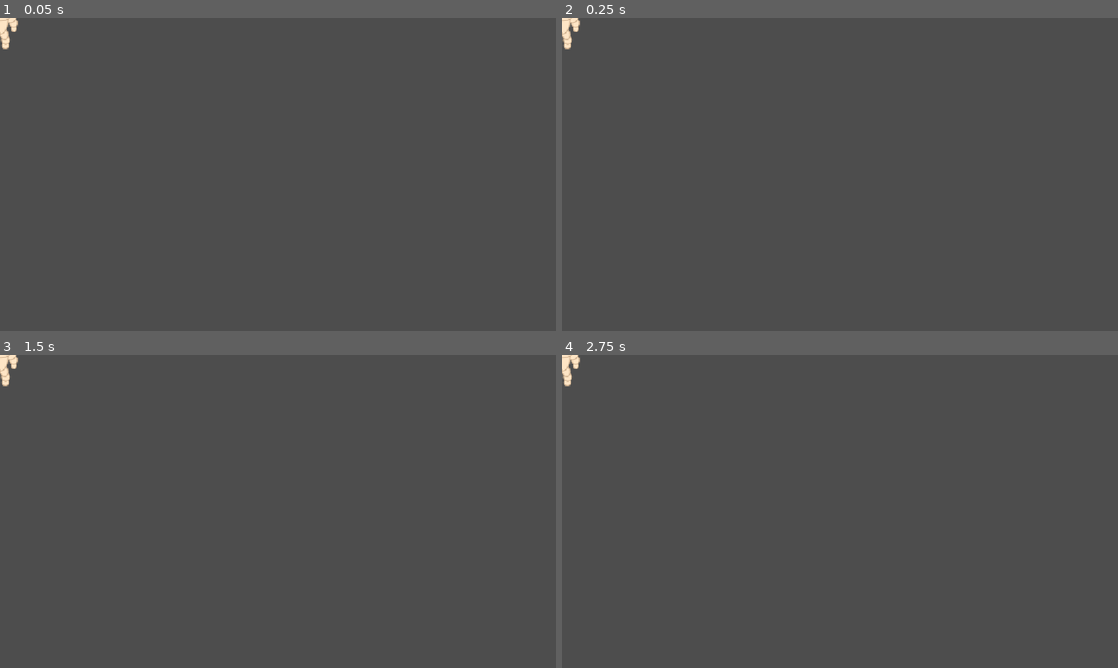
Above: before the commit, frames 1-4 (two rows, left to right).
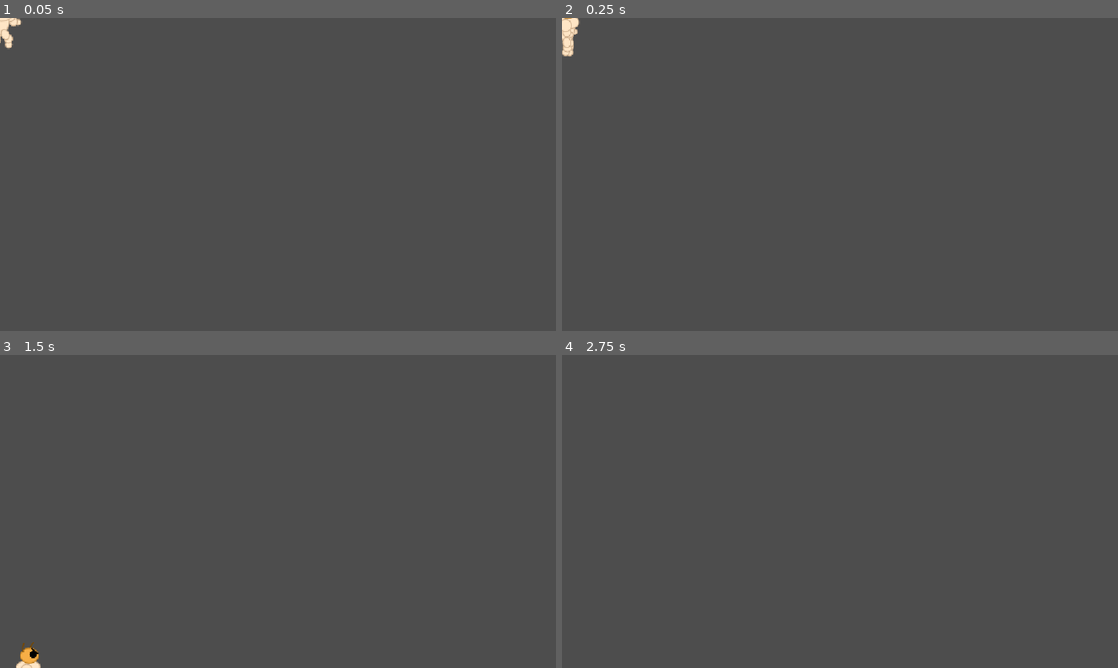
Above: after the commit, the same moments.

Repository: ShadowArcher289/guard-a-tree
Game: Godot game, scene res://scenes/buff_mite.tscn
The game is run twice, just before and just after one commit, with the same random seed, the same clock (stepped at 60 frames per second) and the same inputs. This scene is started directly instead of the project's main scene.
Inputs (mouse positions are in pixels of both pictures, inside the frame that each line leads up to):
- Up to frame 1 (0.05 s): no input
- Up to frame 2 (0.25 s): no input
- Up to frame 3 (1.5 s): move the mouse to (400, 495) at 0.52 s; click (400, 495) at 0.67 s; move the mouse to (166, 527) at 1.27 s; click (166, 527) at 1.42 s
- Up to frame 4 (2.75 s): tap Enter at 2 s; move the mouse to (895, 442) at 2.02 s; click (895, 442) at 2.17 s

The runs differ from the first frame. In frame 1, 0.1% of the frame differs, in the area x 0-4%, y 0-10%; in frame 2, 0.2%; in frame 3, 0.4%, in the area x 0-8%, y 0-100%; in frame 4, 0.2%.

Commit message:
Implemented BuffMite's logic, missing sound(plan to be Roblox death sound)

Diff:
--- a/scenes/buff_mite.tscn
+++ b/scenes/buff_mite.tscn
@@ -1,11 +1,16 @@
-[gd_scene load_steps=8 format=3 uid="uid://dajewst7hoseu"]
+[gd_scene load_steps=11 format=3 uid="uid://dajewst7hoseu"]
 
+[ext_resource type="Script" uid="uid://c3a55rerxa0b" path="res://scripts/buff_mite.gd" id="1_focng"]
 [ext_resource type="Texture2D" uid="uid://lavyycbq266k" path="res://sprites/BuffMiteA1.png" id="1_uqcsq"]
 [ext_resource type="Texture2D" uid="uid://b7bg144wyl6vr" path="res://sprites/BuffMiteW1.png" id="1_yaktu"]
 [ext_resource type="Texture2D" uid="uid://cqghqoig6flla" path="res://sprites/BuffMiteA2.png" id="2_focng"]
 [ext_resource type="Texture2D" uid="uid://dyk7oup677ury" path="res://sprites/BuffMiteW2.png" id="2_u4xg5"]
 [ext_resource type="Texture2D" uid="uid://bat06sfp1y0p" path="res://sprites/BuffMiteW3.png" id="3_cl5qo"]
 [ext_resource type="Texture2D" uid="uid://csnunqy3eogrb" path="res://sprites/BuffMiteA3.png" id="3_gr17c"]
+
+[sub_resource type="CapsuleShape2D" id="CapsuleShape2D_focng"]
+radius = 24.0
+height = 110.0
 
 [sub_resource type="SpriteFrames" id="SpriteFrames_uqcsq"]
 animations = [{
@@ -18,22 +23,25 @@
 }, {
 "duration": 4.0,
 "texture": ExtResource("3_gr17c")
+}, {
+"duration": 1.0,
+"texture": ExtResource("1_uqcsq")
 }],
-"loop": true,
+"loop": false,
 "name": &"attack",
 "speed": 10.0
 }, {
 "frames": [{
-"duration": 1.0,
+"duration": 2.0,
 "texture": ExtResource("1_yaktu")
 }, {
-"duration": 1.0,
+"duration": 2.0,
 "texture": ExtResource("2_u4xg5")
 }, {
-"duration": 1.0,
+"duration": 2.0,
 "texture": ExtResource("3_cl5qo")
 }, {
-"duration": 1.0,
+"duration": 2.0,
 "texture": ExtResource("2_u4xg5")
 }],
 "loop": false,
@@ -41,17 +49,31 @@
 "speed": 10.0
 }]
 
+[sub_resource type="CapsuleShape2D" id="CapsuleShape2D_gr17c"]
+radius = 46.0
+height = 136.0
+
 [node name="BuffMite" type="CharacterBody2D"]
+script = ExtResource("1_focng")
 
 [node name="CollisionShape2D" type="CollisionShape2D" parent="."]
+position = Vector2(1, 9)
+shape = SubResource("CapsuleShape2D_focng")
 
 [node name="AnimatedSprite2D" type="AnimatedSprite2D" parent="."]
 sprite_frames = SubResource("SpriteFrames_uqcsq")
-animation = &"attack"
-frame_progress = 0.4891532
+animation = &"move"
+frame = 3
+frame_progress = 1.0
 
 [node name="Hurtbox" type="Area2D" parent="."]
 
 [node name="CollisionShape2D" type="CollisionShape2D" parent="Hurtbox"]
+position = Vector2(1, 9)
+shape = SubResource("CapsuleShape2D_gr17c")
 
 [node name="AtkTimer" type="Timer" parent="."]
+wait_time = 3.0
+
+[connection signal="area_entered" from="Hurtbox" to="." method="_on_hurtbox_area_entered"]
+[connection signal="timeout" from="AtkTimer" to="." method="_on_atk_timer_timeout"]
--- a/scenes/game.tscn
+++ b/scenes/game.tscn
@@ -274,6 +274,14 @@
 position = Vector2(1300, 190)
 spawnerType = "termi_copter"
 
+[node name="BuffMiteSpawner1" parent="." instance=ExtResource("18_ssvqc")]
+position = Vector2(-139, 544)
+spawnerType = "buff_mite"
+
+[node name="BuffMiteSpawner2" parent="." instance=ExtResource("18_ssvqc")]
+position = Vector2(1297, 570)
+spawnerType = "buff_mite"
+
 [node name="HpBar" type="TextureProgressBar" parent="."]
 z_index = 5
 offset_left = 133.0
@@ -332,6 +340,9 @@
 [node name="TermiCopterSpawnTimer" type="Timer" parent="."]
 one_shot = true
 
+[node name="BuffMiteSpawnTimer" type="Timer" parent="."]
+one_shot = true
+
 [node name="Leaves" type="Node" parent="."]
 
 [node name="Leaf" type="Sprite2D" parent="Leaves"]
--- a/scenes/kitbook.tscn
+++ b/scenes/kitbook.tscn
@@ -14,6 +14,7 @@
 [ext_resource type="Texture2D" uid="uid://x1ba1pvooxfm" path="res://sprites/Arrow_Selected.png" id="13_5l28t"]
 [ext_resource type="Texture2D" uid="uid://q5tit2arhqr2" path="res://sprites/Arrow.png" id="13_gbm7a"]
 [ext_resource type="Texture2D" uid="uid://det16moaogt3h" path="res://sprites/Lock.png" id="14_5l28t"]
+[ext_resource type="Texture2D" uid="uid://lavyycbq266k" path="res://sprites/BuffMiteA1.png" id="14_fx6m0"]
 [ext_resource type="Texture2D" uid="uid://dek7kn8nb3i6v" path="res://sprites/Leaf.png" id="15_pwwl8"]
 
 [sub_resource type="StyleBoxFlat" id="StyleBoxFlat_tmbtd"]
@@ -698,6 +699,111 @@
 texture = ExtResource("5_tmbtd")
 stretch_mode = 5
 
+[node name="BuffMite" type="HBoxContainer" parent="VBoxContainer/KitbookTabContainer"]
+visible = false
+layout_mode = 2
+metadata/_tab_index = 6
+
+[node name="BuffMiteLeft" type="MarginContainer" parent="VBoxContainer/KitbookTabContainer/BuffMite"]
+layout_mode = 2
+size_flags_horizontal = 3
+theme = ExtResource("1_qno10")
+
+[node name="Panel" type="Panel" parent="VBoxContainer/KitbookTabContainer/BuffMite/BuffMiteLeft"]
+layout_mode = 2
+theme = ExtResource("1_qno10")
+
+[node name="MarginContainer" type="MarginContainer" parent="VBoxContainer/KitbookTabContainer/BuffMite/BuffMiteLeft/Panel"]
+layout_mode = 1
+anchors_preset = 15
+anchor_right = 1.0
+anchor_bottom = 1.0
+grow_horizontal = 2
+grow_vertical = 2
+theme = ExtResource("1_qno10")
+
+[node name="VBoxContainer" type="VBoxContainer" parent="VBoxContainer/KitbookTabContainer/BuffMite/BuffMiteLeft/Panel/MarginContainer"]
+layout_mode = 2
+size_flags_horizontal = 3
+
+[node name="Name" type="Label" parent="VBoxContainer/KitbookTabContainer/BuffMite/BuffMiteLeft/Panel/MarginContainer/VBoxContainer"]
+layout_mode = 2
+theme = ExtResource("2_ime2e")
+text = "BuffMite"
+horizontal_alignment = 1
+vertical_alignment = 1
+autowrap_mode = 3
+
+[node name="VBoxContainer" type="VBoxContainer" parent="VBoxContainer/KitbookTabContainer/BuffMite/BuffMiteLeft/Panel/MarginContainer/VBoxContainer"]
+layout_mode = 2
+size_flags_vertical = 3
+theme_override_constants/separation = 16
+alignment = 1
+
+[node name="Body" type="Label" parent="VBoxContainer/KitbookTabContainer/BuffMite/BuffMiteLeft/Panel/MarginContainer/VBoxContainer/VBoxContainer"]
+layout_mode = 2
+theme = ExtResource("1_qno10")
+text = "A termite who never skips leg day. Moves toward your tree and attacks it when in reach."
+horizontal_alignment = 1
+vertical_alignment = 1
+autowrap_mode = 3
+
+[node name="Cost" type="Label" parent="VBoxContainer/KitbookTabContainer/BuffMite/BuffMiteLeft/Panel/MarginContainer/VBoxContainer/VBoxContainer"]
+layout_mode = 2
+theme = ExtResource("1_qno10")
+text = "Drops 6 Leaves"
+horizontal_alignment = 1
+vertical_alignment = 1
+autowrap_mode = 3
+
+[node name="Hp" type="Label" parent="VBoxContainer/KitbookTabContainer/BuffMite/BuffMiteLeft/Panel/MarginContainer/VBoxContainer/VBoxContainer"]
+layout_mode = 2
+theme = ExtResource("1_qno10")
+text = "15 Hp"
+horizontal_alignment = 1
+vertical_alignment = 1
+autowrap_mode = 3
+
+[node name="Dmg" type="Label" parent="VBoxContainer/KitbookTabContainer/BuffMite/BuffMiteLeft/Panel/MarginContainer/VBoxContainer/VBoxContainer"]
+layout_mode = 2
+theme = ExtResource("1_qno10")
+text = "8 Damage"
+horizontal_alignment = 1
+vertical_alignment = 1
+autowrap_mode = 3
+
+[node name="TermiteRight" type="MarginContainer" parent="VBoxContainer/KitbookTabContainer/BuffMite"]
+layout_mode = 2
+size_flags_horizontal = 3
+theme = ExtResource("1_qno10")
+
+[node name="Panel" type="Panel" parent="VBoxContainer/KitbookTabContainer/BuffMite/TermiteRight"]
+layout_mode = 2
+theme = ExtResource("1_qno10")
+
+[node name="MarginContainer" type="MarginContainer" parent="VBoxContainer/KitbookTabContainer/BuffMite/TermiteRight/Panel"]
+layout_mode = 1
+anchors_preset = 15
+anchor_right = 1.0
+anchor_bottom = 1.0
+grow_horizontal = 2
+grow_vertical = 2
+theme = ExtResource("1_qno10")
+
+[node name="Panel" type="Panel" parent="VBoxContainer/KitbookTabContainer/BuffMite/TermiteRight/Panel/MarginContainer"]
+layout_mode = 2
+theme_override_styles/panel = SubResource("StyleBoxFlat_tmbtd")
+
+[node name="VBoxContainer" type="VBoxContainer" parent="VBoxContainer/KitbookTabContainer/BuffMite/TermiteRight/Panel/MarginContainer"]
+layout_mode = 2
+size_flags_horizontal = 3
+alignment = 1
+
+[node name="BuffMiteA1" type="Sprite2D" parent="VBoxContainer/KitbookTabContainer/BuffMite/TermiteRight/Panel/MarginContainer/VBoxContainer"]
+position = Vector2(247.99994, 213.99998)
+scale = Vector2(1.9578432, 1.9578432)
+texture = ExtResource("14_fx6m0")
+
 [node name="FlipPageButtons" type="HBoxContainer" parent="VBoxContainer"]
 layout_mode = 2
 alignment = 1
--- a/scripts/Globals.gd
+++ b/scripts/Globals.gd
@@ -44,3 +44,8 @@
 const BULLETVELOCITY = 400;
 const BULLETDMG = 2;
 const TERMICOPTERLEAFCOUNT = 8;
+
+const BUFFMITEMAXHP = 15;
+const AVGBUFFMITEPEED = 40.0; # BuffMite
+const BUFFMITEATK = 8;
+const BUFFMITELEAFCOUNT = 6;
--- /dev/null
+++ b/scripts/buff_mite.gd
@@ -0,0 +1,76 @@
+extends CharacterBody2D
+
+@onready var animated_sprite_2d: AnimatedSprite2D = $AnimatedSprite2D
+@onready var hurtbox: Area2D = $Hurtbox
+
+@onready var atk_timer: Timer = $AtkTimer # when turned on, the BuffMites attacks every timeout.
+
+var hp = Globals.BUFFMITEMAXHP;
+var moving = false;
+var attacking = false;
+var atkTarget = null;
+
+var directionX = 1;
+var speed = Globals.AVGBUFFMITEPEED * randf_range(0.8, 1.2); # BuffMites have slightly different speeds
+const ATK = Globals.BUFFMITEATK;
+
+func _ready() -> void:
+	moving = true;
+	Globals.enemyCount += 1;
+
+
+func _process(delta: float) -> void:
+	if hp <= 0:
+		kick_the_bucket()
+		pass;
+
+	if position.x < 576: # change direction based on where the enemy is spawned.
+		directionX = -1;
+	elif position.x > 576:
+		directionX = 1;
+
+	if directionX == -1: # Flip the sprite
+		animated_sprite_2d.flip_h = false;
+	elif directionX == 1:
+		animated_sprite_2d.flip_h = true;
+
+	if moving:
+		move(delta);
+
+	if attacking && atk_timer.is_stopped(): # start/stop atk timer if attacking or not
+		atk_timer.start();
+	elif !attacking && !atk_timer.is_stopped():
+		atk_timer.stop();
+
+
+
+	velocity.y -= -Globals.GRAVITY;
+
+
+func move(_delta: float) -> void:
+	velocity.x = -directionX * speed; # horizontal movement
+	animated_sprite_2d.play("move");
+
+	move_and_slide();
+
+func attack():
+	animated_sprite_2d.play("attack"); # play attack animation
+	await animated_sprite_2d.animation_finished;
+	Globals.currHp -= ATK; # deal dmg to the tree after the animation is played
+
+func is_attacked(dmgTaken : int):
+	hp -= dmgTaken;
+
+func kick_the_bucket(): # this termite no longer lives. R.I.P.
+	Globals.enemyCount -= 1;
+	Globals.player_leaf_count += Globals.BUFFMITELEAFCOUNT;
+	#SoundManager.buffmite_down.play();
+	queue_free();
+
+func _on_hurtbox_area_entered(area: Area2D) -> void:
+	if area.name.containsn("tree"): # if the BuffMite reaches a tree, stop moving and start attacking.
+		moving = false;
+		attacking = true;
+
+func _on_atk_timer_timeout() -> void:
+	attack();
--- a/scripts/game.gd
+++ b/scripts/game.gd
@@ -14,6 +14,7 @@
 
 @onready var termite_spawn_timer: Timer = $TermiteSpawnTimer
 @onready var termi_copter_spawn_timer: Timer = $TermiCopterSpawnTimer
+@onready var buff_mite_spawn_timer: Timer = $BuffMiteSpawnTimer
 
 @onready var hp_bar: TextureProgressBar = $HpBar
 @onready var leaf_count_label: Label = $Leaves/LeafCountLabel
@@ -25,6 +26,8 @@
 @onready var termite_spawner_2: Node2D = $TermiteSpawner2
 @onready var termi_copter_spawner_1: Node2D = $TermiCopterSpawner1
 @onready var termi_copter_spawner_2: Node2D = $TermiCopterSpawner2
+@onready var buff_mite_spawner_1: Node2D = $BuffMiteSpawner1
+@onready var buff_mite_spawner_2: Node2D = $BuffMiteSpawner2
 @onready var tree_spawner: Node2D = $TreeSpawner
 
 @onready var set_tree_name_card: Sprite2D = $SetTreeNameCard
@@ -175,7 +178,7 @@
 			end_of_tutorial(); # end of tutorial card
 			await tutorialCompleted;
 			while Globals.currHp >= 0: # infenitaley spawn a mix of enemies
-				var spawn = randi_range(1, 4);
+				var spawn = randi_range(1, 6);
 				if spawn == 1:
 					termite_spawner_1.spawn();
 				elif spawn == 2:
@@ -188,10 +191,16 @@
 					termi_copter_spawner_2.position.y += randf_range(-50, 200);
 					termi_copter_spawner_2.spawn();
 					termi_copter_spawner_2.position.y = 190;
+				elif spawn == 5:
+					buff_mite_spawner_1.spawn();
+				elif spawn == 6:
+					buff_mite_spawner_2.spawn();
 				termi_copter_spawn_timer.start(randf_range(0.2, 2));
 				if !termite_spawn_timer.is_stopped():
 					await termite_spawn_timer.timeout;
 				elif !termi_copter_spawn_timer.is_stopped():
+					await termi_copter_spawn_timer.timeout;
+				elif !buff_mite_spawn_timer.is_stopped():
 					await termi_copter_spawn_timer.timeout;
 
 func run_endless() -> void: # spawn enemies for endless mode
@@ -217,17 +226,19 @@
 
 				termi_copter_spawn_timer.start(randf_range(1, 4))
 				await termi_copter_spawn_timer.timeout;
-	for i in 20: # spawn some termites to at least get a laser
-		var spawn = randi_range(1, 2);
+	for i in 20: # spawn some termites and some buffmites to at least get a laser
+		var spawn = randi_range(1, 3);
 		if spawn == 1:
 			termite_spawner_1.spawn();
-		else:
+		elif spawn == 2:
 			termite_spawner_2.spawn();
+		elif spawn == 3:
+			buff_mite_spawner_1.spawn();
 		termite_spawn_timer.start(randf_range(0.2, 0.5))
 		await termite_spawn_timer.timeout;
 	#await Globals.enemiesCleared;
 	while Globals.currHp >= 0: # infenitaley spawn enemies
-		var spawn = randi_range(1, 6);
+		var spawn = randi_range(1, 8);
 		if spawn == 1 || spawn == 3:
 			termite_spawner_1.spawn();
 			termite_spawn_timer.start(randf_range(0, 1));
@@ -244,10 +255,18 @@
 			termi_copter_spawner_2.spawn();
 			termi_copter_spawner_2.position.y = 190;
 			termi_copter_spawn_timer.start(randf_range(1, 3));
+		if spawn == 7:
+			buff_mite_spawner_1.spawn();
+			buff_mite_spawn_timer.start(randf_range(2, 3));
+		elif spawn == 8:
+			buff_mite_spawner_2.spawn();
+			buff_mite_spawn_timer.start(randf_range(2, 3));
 		if !termite_spawn_timer.is_stopped():
 			await termite_spawn_timer.timeout;
 		elif !termi_copter_spawn_timer.is_stopped():
 			await termi_copter_spawn_timer.timeout;
+		elif !buff_mite_spawn_timer.is_stopped():
+			await buff_mite_spawn_timer.timeout;
 		print(Globals.currHp)
 	print("stopped")
 func reset():
--- a/scripts/spawner.gd
+++ b/scripts/spawner.gd
@@ -5,6 +5,7 @@
 
 const TERMITE = preload("res://scenes/termite.tscn");
 const TERMI_COPTER = preload("res://scenes/termi_copter.tscn");
+const BUFF_MITE = preload("uid://dajewst7hoseu"); # path to BuffMite, uid from new Godot 4.5 feature
 const TREE = preload("res://scenes/tree.tscn");
 
 
@@ -27,6 +28,14 @@
 			entity.position = self.position;
 			entity.z_index += 1;
 			game.add_child.call_deferred(entity); # adds the enity to game
+		"buff_mite":
+			#print_debug("Summoned buff_mite")
+			entity = BUFF_MITE.instantiate();
+			entity.show();
+			entity.velocity = Vector2(0, 0);
+			entity.position = self.position;
+			entity.z_index += 1;
+			game.add_child.call_deferred(entity); # adds the enity to game
 		"tree":
 			#print_debug("Summoned tree")
 			entity = TREE.instantiate();
Not shown: 1 places in scenes/kitbook.tscn that only renumber resources
Not shown, added: scripts/buff_mite.gd.uid
